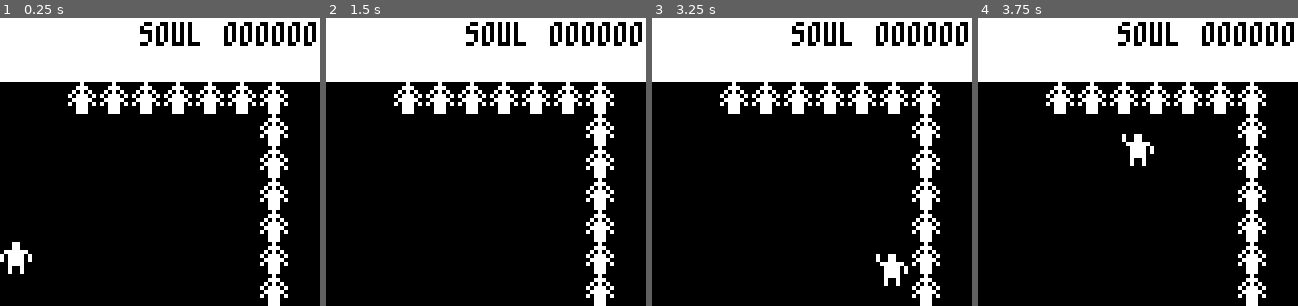
Above: before the commit, frames 1-4 (left to right).
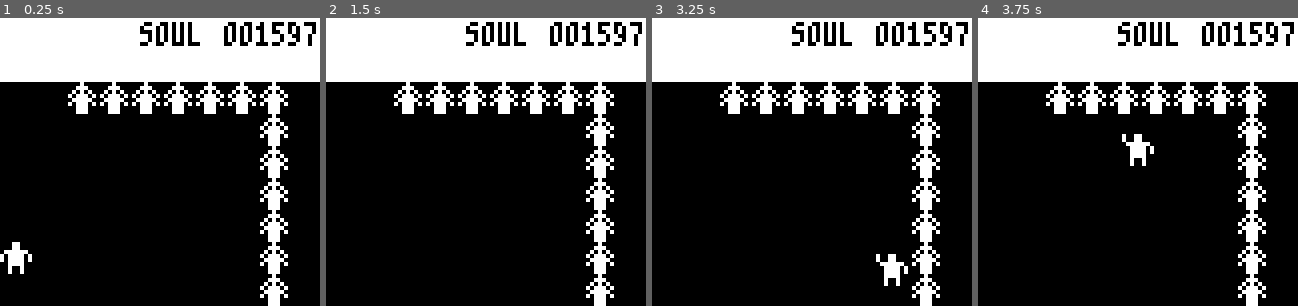
Above: after the commit, the same moments.

Repository: akbiggs/gbjam12
Game: Godot game, scene res://Scenes/root.tscn
Two runs of this game, one before a commit and one after it. Both use one fixed random seed, a clock stepped at 60 frames per second and the inputs below.
Inputs:
- Up to frame 1 (0.25 s): no input
- Up to frame 2 (1.5 s): tap Enter at 0.5 s; hold Right (ui_right) 0.53-1.28 s; hold Down (ui_down) from 1.28 s (still down)
- Up to frame 3 (3.25 s): release Down (ui_down) at 2.03 s; hold Right (ui_right) 2.03-2.78 s; tap Space at 2.75 s; hold Up (ui_up) from 2.78 s (still down)
- Up to frame 4 (3.75 s): release Up (ui_up) at 3.53 s; hold Left (ui_left) from 3.53 s (still down)
The pictures show only the part of the screen within x 50-100%, y 0-50%; the shares and areas given below are measured in that part.

The runs differ from the first frame. In frame 1, 0.6% of the frame differs, in the area x 80-99%, y 1-10%; in frame 2, 0.6%; in frame 3, 0.6%; in frame 4, 0.6%.

Commit message:
More enemies, waking/sleeping

Diff:
--- a/Scenes/root.tscn
+++ b/Scenes/root.tscn
@@ -6,6 +6,8 @@
 [ext_resource type="FontFile" uid="uid://chhsiu4x5shex" path="res://Fonts/m3x6.ttf" id="3_7vt67"]
 [ext_resource type="FontFile" uid="uid://bma8nu0sxtvno" path="res://Fonts/BigBlue_Terminal_437TT.TTF" id="4_70e2g"]
 [ext_resource type="Script" path="res://Scripts/player.gd" id="5_naxap"]
+[ext_resource type="Script" path="res://Scripts/skeleton.gd" id="5_xx8fr"]
+[ext_resource type="Script" path="res://Scripts/wake_with_room.gd" id="6_0506l"]
 [ext_resource type="Script" path="res://Scripts/campfire.gd" id="6_u3vcg"]
 [ext_resource type="Script" path="res://Scripts/camera.gd" id="7_lkgh4"]
 
@@ -31,39 +33,58 @@
 [sub_resource type="RectangleShape2D" id="RectangleShape2D_8o8e4"]
 size = Vector2(7, 7)
 
-[sub_resource type="AtlasTexture" id="AtlasTexture_8d6un"]
+[sub_resource type="AtlasTexture" id="AtlasTexture_b0oau"]
 atlas = ExtResource("1_dtj6x")
 region = Rect2(0, 0, 8, 8)
 
-[sub_resource type="AtlasTexture" id="AtlasTexture_lvk37"]
+[sub_resource type="AtlasTexture" id="AtlasTexture_pkb0b"]
 atlas = ExtResource("1_dtj6x")
 region = Rect2(8, 0, 8, 8)
 
-[sub_resource type="AtlasTexture" id="AtlasTexture_jqs1l"]
+[sub_resource type="AtlasTexture" id="AtlasTexture_admap"]
 atlas = ExtResource("1_dtj6x")
 region = Rect2(16, 0, 8, 8)
+
+[sub_resource type="SpriteFrames" id="SpriteFrames_yva3p"]
+animations = [{
+"frames": [{
+"duration": 1.0,
+"texture": SubResource("AtlasTexture_b0oau")
+}],
+"loop": true,
+"name": &"idle",
+"speed": 5.0
+}, {
+"frames": [{
+"duration": 1.0,
+"texture": SubResource("AtlasTexture_pkb0b")
+}, {
+"duration": 1.0,
+"texture": SubResource("AtlasTexture_admap")
+}],
+"loop": true,
+"name": &"walk",
+"speed": 5.0
+}]
+
+[sub_resource type="AtlasTexture" id="AtlasTexture_j1u5y"]
+atlas = ExtResource("1_dtj6x")
+region = Rect2(120, 16, 16, 16)
 
 [sub_resource type="SpriteFrames" id="SpriteFrames_l8r7h"]
 animations = [{
 "frames": [{
 "duration": 1.0,
-"texture": SubResource("AtlasTexture_8d6un")
+"texture": SubResource("AtlasTexture_j1u5y")
 }],
 "loop": true,
 "name": &"idle",
 "speed": 5.0
-}, {
-"frames": [{
-"duration": 1.0,
-"texture": SubResource("AtlasTexture_lvk37")
-}, {
-"duration": 1.0,
-"texture": SubResource("AtlasTexture_jqs1l")
-}],
-"loop": true,
-"name": &"walk",
-"speed": 5.0
 }]
+
+[sub_resource type="AtlasTexture" id="AtlasTexture_frtxi"]
+atlas = ExtResource("1_dtj6x")
+region = Rect2(136, 16, 16, 16)
 
 [sub_resource type="AtlasTexture" id="AtlasTexture_dkq0g"]
 atlas = ExtResource("1_dtj6x")
@@ -243,6 +264,52 @@
 }],
 "loop": true,
 "name": &"default",
+"speed": 5.0
+}]
+
+[sub_resource type="AtlasTexture" id="AtlasTexture_t6vv7"]
+atlas = ExtResource("1_dtj6x")
+region = Rect2(40, 8, 8, 8)
+
+[sub_resource type="AtlasTexture" id="AtlasTexture_0ragd"]
+atlas = ExtResource("1_dtj6x")
+region = Rect2(56, 8, 8, 8)
+
+[sub_resource type="AtlasTexture" id="AtlasTexture_yajdt"]
+atlas = ExtResource("1_dtj6x")
+region = Rect2(48, 8, 8, 8)
+
+[sub_resource type="AtlasTexture" id="AtlasTexture_y1o8g"]
+atlas = ExtResource("1_dtj6x")
+region = Rect2(40, 8, 8, 8)
+
+[sub_resource type="SpriteFrames" id="SpriteFrames_lesjy"]
+animations = [{
+"frames": [{
+"duration": 1.0,
+"texture": SubResource("AtlasTexture_t6vv7")
+}],
+"loop": true,
+"name": &"idle",
+"speed": 5.0
+}, {
+"frames": [{
+"duration": 1.0,
+"texture": SubResource("AtlasTexture_0ragd")
+}],
+"loop": true,
+"name": &"throw",
+"speed": 5.0
+}, {
+"frames": [{
+"duration": 4.0,
+"texture": SubResource("AtlasTexture_yajdt")
+}, {
+"duration": 3.0,
+"texture": SubResource("AtlasTexture_y1o8g")
+}],
+"loop": true,
+"name": &"walk",
 "speed": 5.0
 }]
 
@@ -256,6 +323,11 @@
 
 [node name="Root" type="Node2D"]
 
+[node name="Camera" type="Node2D" parent="." node_paths=PackedStringArray("player")]
+unique_name_in_owner = true
+script = ExtResource("7_lkgh4")
+player = NodePath("../Entities/Player")
+
 [node name="Utilities" type="Node2D" parent="."]
 
 [node name="Inventory" type="Node2D" parent="Utilities"]
@@ -270,6 +342,7 @@
 [node name="Entities" type="Node2D" parent="."]
 
 [node name="Player" type="CharacterBody2D" parent="Entities" node_paths=PackedStringArray("sprite", "camera")]
+unique_name_in_owner = true
 position = Vector2(80, 312)
 motion_mode = 1
 script = ExtResource("5_naxap")
@@ -282,46 +355,101 @@
 shape = SubResource("RectangleShape2D_8o8e4")
 
 [node name="AnimatedSprite2D" type="AnimatedSprite2D" parent="Entities/Player"]
+sprite_frames = SubResource("SpriteFrames_yva3p")
+animation = &"walk"
+centered = false
+
+[node name="World1" type="Node2D" parent="Entities"]
+
+[node name="MinotaurBoss1" type="CharacterBody2D" parent="Entities/World1"]
+position = Vector2(264, 64)
+motion_mode = 1
+metadata/_edit_group_ = true
+
+[node name="CollisionShape2D" type="CollisionShape2D" parent="Entities/World1/MinotaurBoss1"]
+position = Vector2(4, 4)
+shape = SubResource("RectangleShape2D_8o8e4")
+
+[node name="AnimatedSprite2D" type="AnimatedSprite2D" parent="Entities/World1/MinotaurBoss1"]
 sprite_frames = SubResource("SpriteFrames_l8r7h")
-animation = &"walk"
-frame = 1
-frame_progress = 0.143024
-centered = false
-
-[node name="SavePoint" type="CharacterBody2D" parent="Entities"]
+animation = &"idle"
+centered = false
+
+[node name="Weapon" type="Sprite2D" parent="Entities/World1/MinotaurBoss1"]
+position = Vector2(18, 1)
+rotation = 1.5708
+texture = SubResource("AtlasTexture_frtxi")
+centered = false
+
+[node name="SavePoint1" type="CharacterBody2D" parent="Entities/World1"]
 position = Vector2(80, 64)
 motion_mode = 1
 metadata/_edit_group_ = true
 
-[node name="CollisionShape2D" type="CollisionShape2D" parent="Entities/SavePoint"]
+[node name="CollisionShape2D" type="CollisionShape2D" parent="Entities/World1/SavePoint1"]
 position = Vector2(4, 4)
 shape = SubResource("RectangleShape2D_8o8e4")
 
-[node name="AnimatedSprite2D" type="AnimatedSprite2D" parent="Entities/SavePoint"]
+[node name="AnimatedSprite2D" type="AnimatedSprite2D" parent="Entities/World1/SavePoint1"]
 sprite_frames = SubResource("SpriteFrames_4hrw6")
 autoplay = "default"
 frame_progress = 0.379937
 centered = false
 
-[node name="Campfire" type="CharacterBody2D" parent="Entities"]
+[node name="Campfire1" type="CharacterBody2D" parent="Entities/World1"]
 position = Vector2(104, 208)
 motion_mode = 1
 script = ExtResource("6_u3vcg")
 metadata/_edit_group_ = true
 
-[node name="CollisionShape2D" type="CollisionShape2D" parent="Entities/Campfire"]
+[node name="CollisionShape2D" type="CollisionShape2D" parent="Entities/World1/Campfire1"]
 position = Vector2(4, 4)
 shape = SubResource("RectangleShape2D_8o8e4")
 
-[node name="AnimatedSprite2D" type="AnimatedSprite2D" parent="Entities/Campfire"]
+[node name="AnimatedSprite2D" type="AnimatedSprite2D" parent="Entities/World1/Campfire1"]
 sprite_frames = SubResource("SpriteFrames_jtmft")
 autoplay = "default"
 frame_progress = 0.302566
 centered = false
 
-[node name="Camera" type="Node2D" parent="." node_paths=PackedStringArray("player")]
-script = ExtResource("7_lkgh4")
-player = NodePath("../Entities/Player")
+[node name="Skeleton1" type="CharacterBody2D" parent="Entities/World1"]
+position = Vector2(240, 96)
+motion_mode = 1
+script = ExtResource("5_xx8fr")
+metadata/_edit_group_ = true
+
+[node name="CollisionShape2D" type="CollisionShape2D" parent="Entities/World1/Skeleton1"]
+position = Vector2(4, 4)
+shape = SubResource("RectangleShape2D_8o8e4")
+
+[node name="AnimatedSprite2D" type="AnimatedSprite2D" parent="Entities/World1/Skeleton1"]
+sprite_frames = SubResource("SpriteFrames_lesjy")
+animation = &"walk"
+centered = false
+flip_h = true
+
+[node name="WakeWithRoom" type="Node2D" parent="Entities/World1/Skeleton1"]
+script = ExtResource("6_0506l")
+
+[node name="Skeleton2" type="CharacterBody2D" parent="Entities/World1"]
+position = Vector2(240, 48)
+motion_mode = 1
+script = ExtResource("5_xx8fr")
+metadata/_edit_group_ = true
+
+[node name="CollisionShape2D" type="CollisionShape2D" parent="Entities/World1/Skeleton2"]
+position = Vector2(4, 4)
+shape = SubResource("RectangleShape2D_8o8e4")
+
+[node name="AnimatedSprite2D" type="AnimatedSprite2D" parent="Entities/World1/Skeleton2"]
+sprite_frames = SubResource("SpriteFrames_lesjy")
+animation = &"walk"
+frame_progress = 0.776638
+centered = false
+flip_h = true
+
+[node name="WakeWithRoom" type="Node2D" parent="Entities/World1/Skeleton2"]
+script = ExtResource("6_0506l")
 
 [node name="UI" type="Node2D" parent="."]
 
@@ -390,7 +518,7 @@
 offset_left = 21.0
 offset_right = 37.0
 offset_bottom = 13.0
-text = "000000"
+text = "001597"
 label_settings = SubResource("LabelSettings_mgakh")
 
 [node name="References" type="Node2D" parent="UI/ColorRect"]
--- a/Scripts/camera.gd
+++ b/Scripts/camera.gd
@@ -1,11 +1,20 @@
 class_name MyCamera
 extends Node2D
+
+const MOVE_SPEED = 2
+
+signal wake_room # Starts processing the room.
+signal sleep_room # Stops processing the room.
+signal reset_room # Resets the state of the room back to normal. Only call when
+				  # room is off-screen.
+# signal revive_room?
 
 var _target_transform: Transform2D
 var _has_target = false
 var _x_index = 0
 var _y_index = 0
-const MOVE_SPEED = 2
+var _previous_x_index = 0
+var _previous_y_index = 0
 
 @export var player : Node2D
 
@@ -35,8 +44,13 @@
 	if _has_target && position.distance_squared_to(target_position) > 0:
 		position = position.move_toward(target_position, MOVE_SPEED)
 		get_viewport().canvas_transform = Transform2D.IDENTITY.translated(position)
-	else:
+	elif _has_target: # Transition finished.
 		_has_target = false
+
+		# Wake the current room and reset the state of the previous room now that
+		# the transition is finished.
+		reset_room.emit(_previous_x_index, _previous_y_index)
+		wake_room.emit(_x_index, _y_index)
 
 func _get_target(x_index: int, y_index: int) -> Transform2D:
 	return Transform2D.IDENTITY.translated(Vector2(x_index * 160, y_index * 128))
@@ -45,15 +59,24 @@
 	if !_has_target:
 		_target_transform = _get_target(x_index, y_index)
 		_has_target = true
+
+		# Sleep the previous room while we transition. We don't wake the new room
+		# until the transition ends so the player can't get attacked
+		# mid-transition.
+		sleep_room.emit(_x_index, _y_index)
+		_previous_x_index = _x_index
+		_previous_y_index = _y_index
 		_x_index = x_index
 		_y_index = y_index
-		print(x_index)
 
 func snap_to(x_index: int, y_index: int):
 	_target_transform = _get_target(x_index, y_index)
 	position = _target_transform.get_origin()
 	get_viewport().canvas_transform = _target_transform
 	_has_target = false
+	# Sleep previous room and wake current room.
+	sleep_room.emit(_x_index, _y_index)
+	wake_room.emit(x_index, y_index)
 	_x_index = x_index
 	_y_index = y_index
 
--- /dev/null
+++ b/Scripts/skeleton.gd
@@ -0,0 +1,10 @@
+extends CharacterBody2D
+
+const SPEED = 20.0
+@onready var player = %Player
+
+func _physics_process(delta: float) -> void:
+	var direction = (player.position - position).normalized()
+	velocity = direction * SPEED
+
+	move_and_slide()
--- a/Scripts/stats.gd
+++ b/Scripts/stats.gd
@@ -1,4 +1,5 @@
 class_name Stats
+extends Node2D
 
 @export var vig = 1
 @export var man = 1
--- /dev/null
+++ b/Scripts/wake_with_room.gd
@@ -0,0 +1,41 @@
+extends Node2D
+
+@onready var camera : MyCamera = %Camera
+var parent : Node2D
+var start_position : Vector2
+var room_x = 0
+var room_y = 0
+
+# Called when the node enters the scene tree for the first time.
+func _ready() -> void:
+	parent = get_parent()
+	start_position = parent.global_position
+	room_x = ceil(-(global_position.x / 160))
+	print(room_x)
+	room_y = ceil(-(global_position.y / 128))
+	print(room_y)
+	camera.wake_room.connect(_wake_if_woken_room)
+	camera.sleep_room.connect(_sleep_if_slept_room)
+	camera.reset_room.connect(_reset_if_reset_room)
+
+	# Start asleep.
+	parent.process_mode = Node.PROCESS_MODE_DISABLED
+
+func _wake_if_woken_room(x_index: int, y_index: int) -> void:
+	if room_x != x_index || room_y != y_index:
+		return
+
+	parent.process_mode = Node.PROCESS_MODE_PAUSABLE
+
+func _sleep_if_slept_room(x_index: int, y_index: int) -> void:
+	if room_x != x_index || room_y != y_index:
+		return
+
+	parent.process_mode = Node.PROCESS_MODE_DISABLED
+
+func _reset_if_reset_room(x_index: int, y_index: int) -> void:
+	if room_x != x_index || room_y != y_index:
+		return
+
+	parent.global_position = start_position
+	parent.process_mode = Node.PROCESS_MODE_DISABLED
Not shown: 1 places in Scenes/root.tscn that only renumber resources
Binary file changed: spritesheet.png
